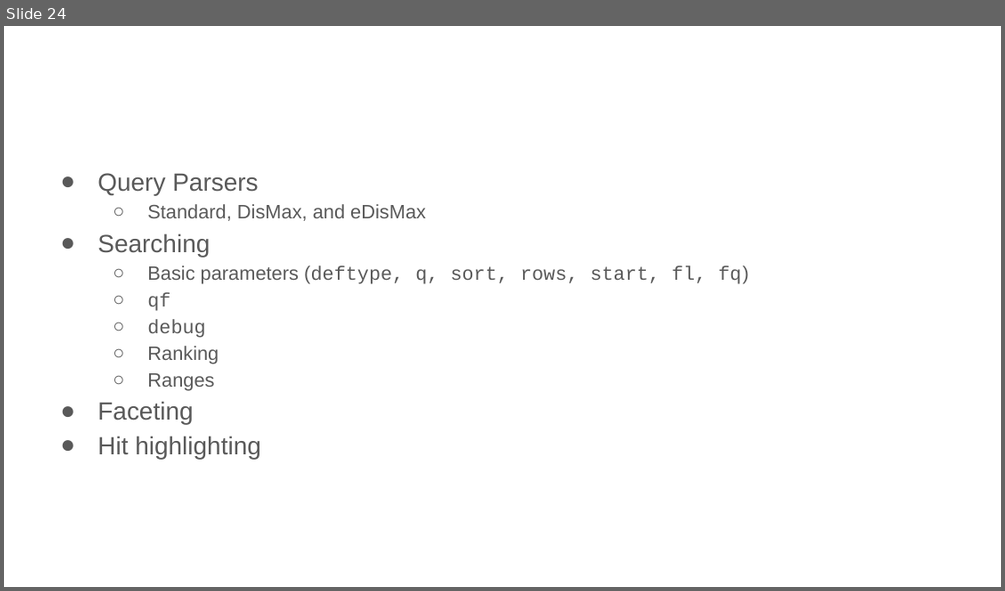
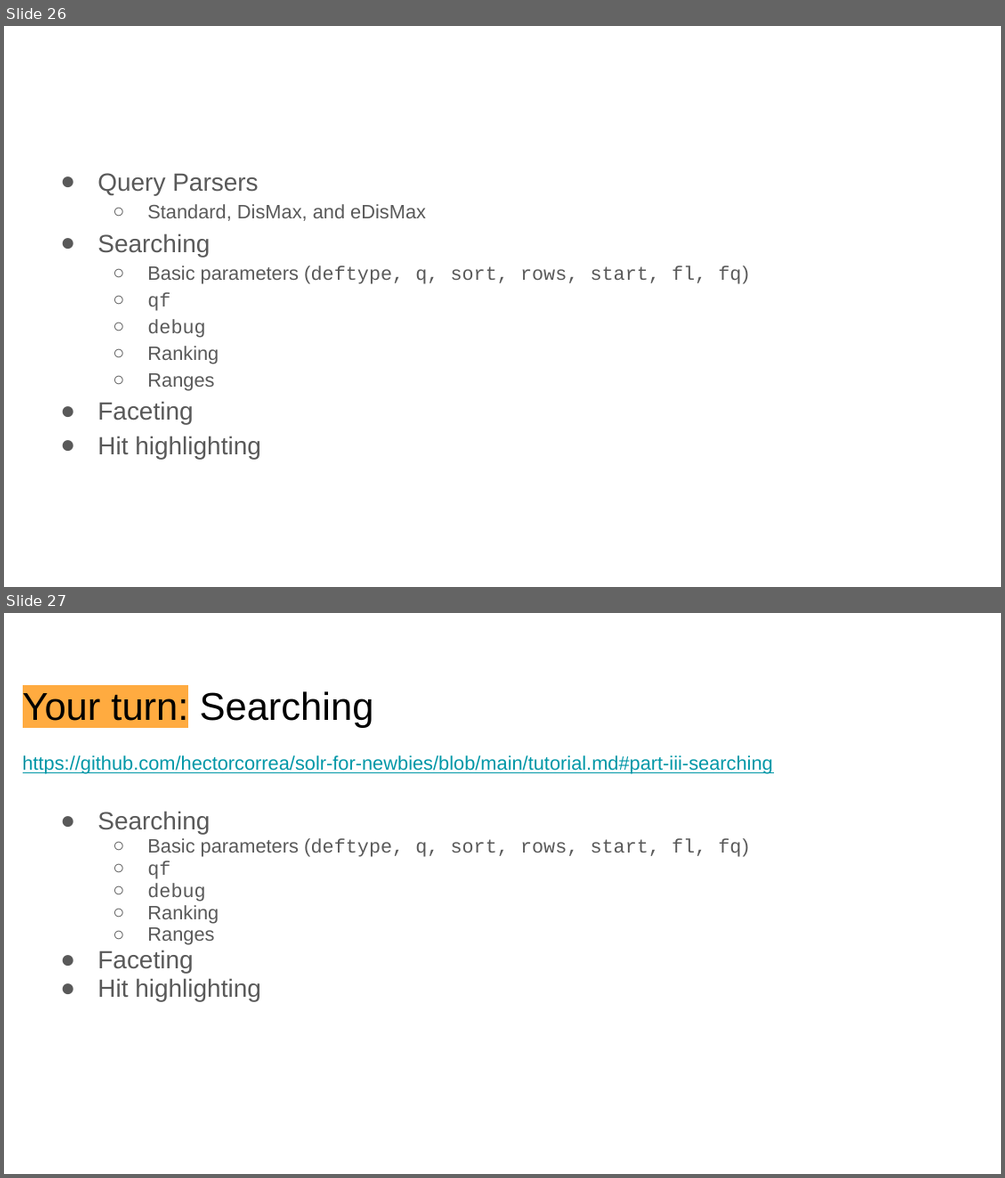
Before and after one commit to hectorcorrea/solr-for-newbies, a slide deck: slides.pptx. Shown one above the other, each under a label of ours: slide 24 before the commit, slides 26 and 27 after it. The pictures are 1005x591 and 1005x1178 pixels, drawn with LibreOffice and Linux fonts; fonts in the diff are those of the drawing. Boxes give left, top, right and bottom in pixels: in the first picture for what was removed or moved away, otherwise in the second. Text is boxed around its words. In the diff, an @@ line names an element or a change of style, - is before the commit and + after.

```diff
--- a/slides.pptx
+++ b/slides.pptx
@@ slide 27 added at [4, 613, 1001, 1174], background #FFFFFF @@
@@ text added at [23, 691, 773, 774], 14 pt, text #0097A7, underline @@
+Your turn: Searching
+https://github.com/hectorcorrea/solr-for-newbies/blob/main/tutorial.md#part-iii-searching
@@ text added at [97, 811, 748, 1001], 14 pt, text #595959 @@
+● Searching
+  ○ Basic parameters (deftype, q, sort, rows, start, fl, fq)
+  ○ qf
+  ○ debug
+  ○ Ranking
+  ○ Ranges
+● Faceting
+● Hit highlighting
@@ what was slide 24 is now slide 26 @@
```
Also in this commit, not shown: 9 slides changed, 2 other slides added, 1 other file.
